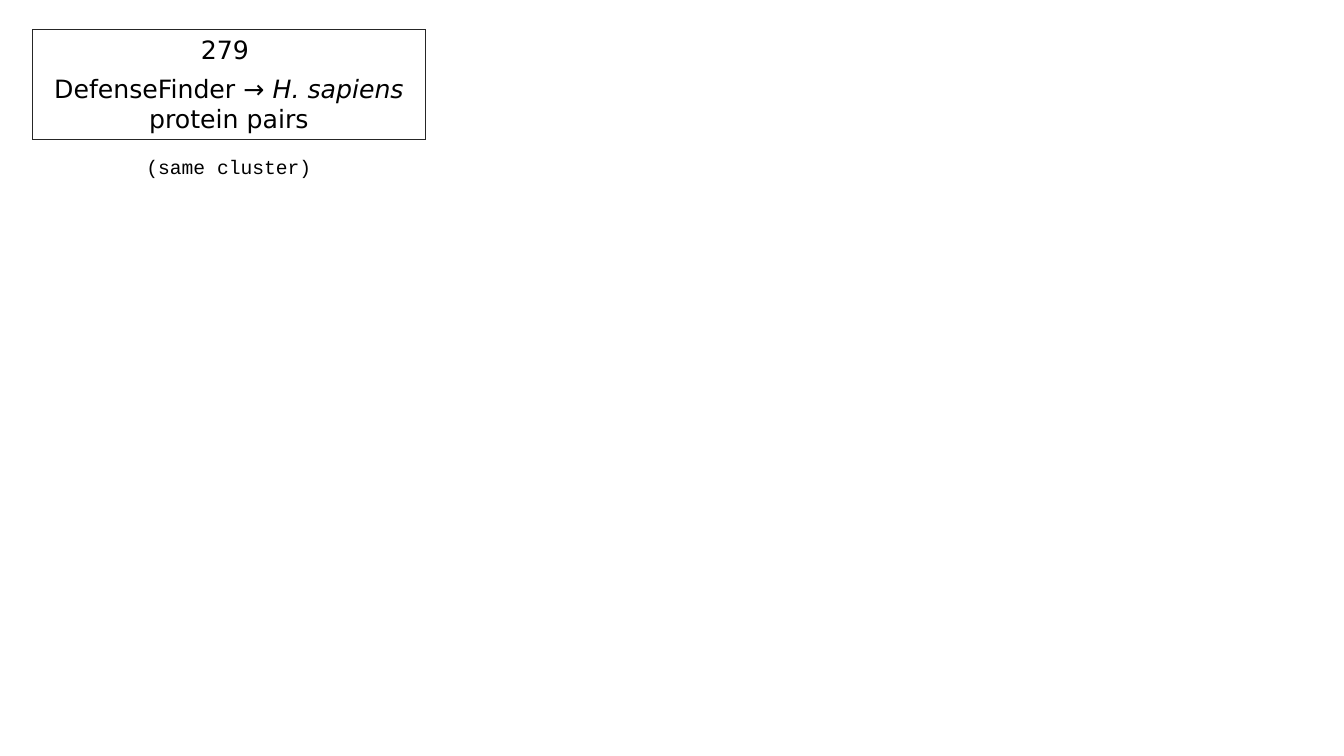
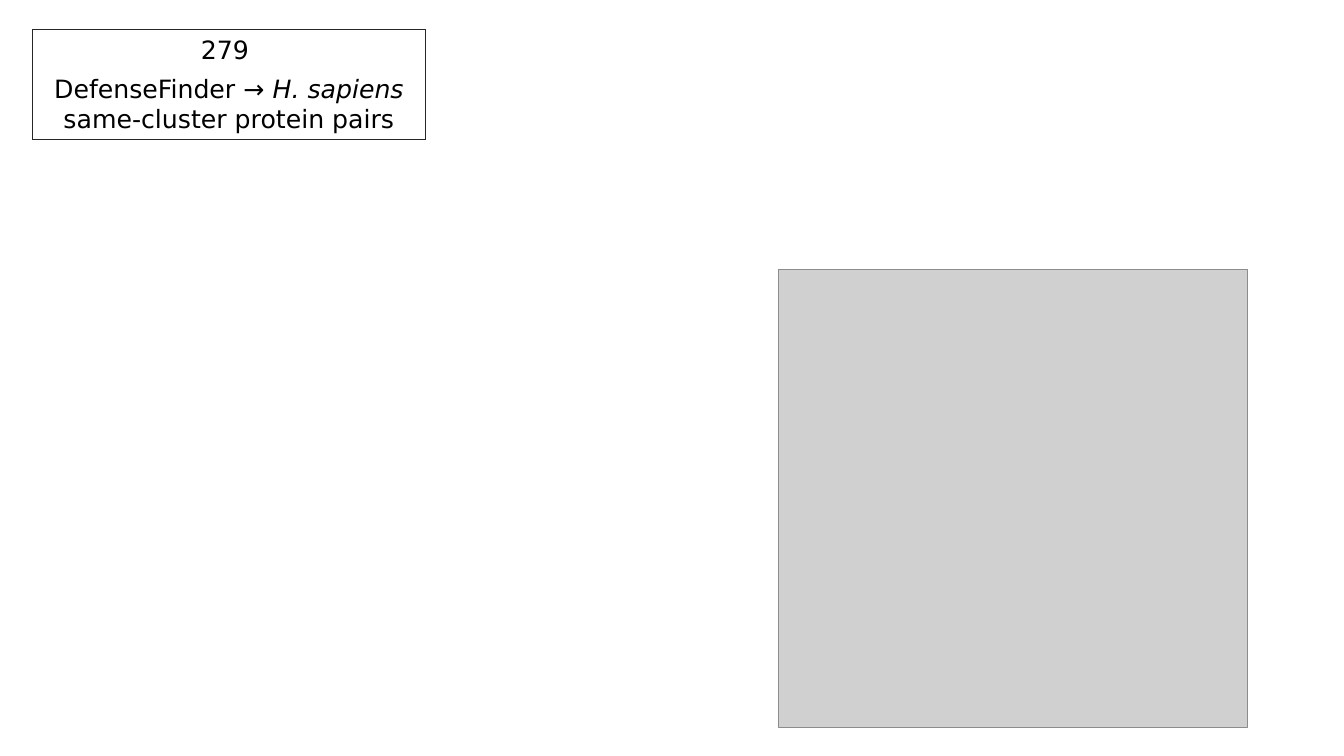
Before and after one commit to juliandeanmoran/BISSH, a slide deck: slide 7 of vis/reports/2026-02-18_projectUpdate_1.pptx (slide 8 before the commit). Drawn at 1344x756 pixels with LibreOffice and Linux fonts; fonts in the diff are those of the drawing; grey boxes stand for pictures. Boxes give left, top, right and bottom in pixels: in the first picture for what was removed or moved away, otherwise in the second. Text is boxed around its words. In the diff, an @@ line names an element or a change of style, - is before the commit and + after.

```diff
--- a/vis/reports/2026-02-18_projectUpdate_1.pptx
+++ b/vis/reports/2026-02-18_projectUpdate_1.pptx
@@ text in rectangle at box(54, 79, 404, 134): text changed @@
-DefenseFinder → H. sapiens protein pairs
+DefenseFinder → H. sapiens same-cluster protein pairs
@@ text removed at box(146, 160, 311, 178) @@
-(same cluster)
@@ picture added at box(778, 269, 1248, 727) @@
```
Also in this commit, not shown: 1 other slide changed, 1 slide removed, 3 other files.
